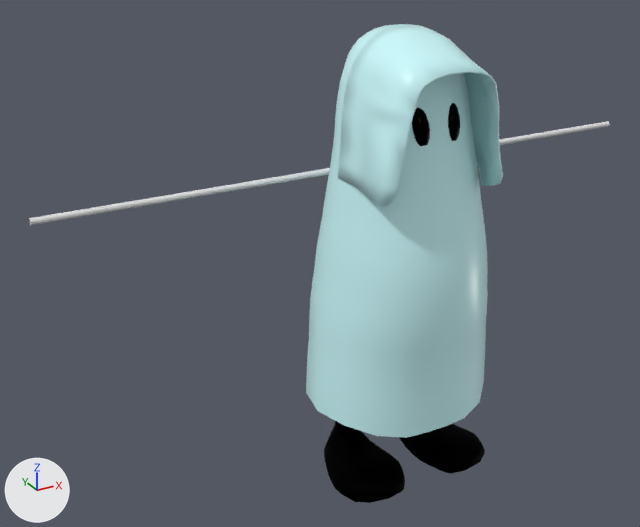
The Blender file Blender/Character.blend as it was, and as the next commit left it.
Before and after are seen from a camera (50 mm lens) standing at (-2.73, -4.04, 3.46) and looking at (-0.41, 0.17, 1.36). Lighting does not change. The marker at lower left points along +X, +Y and +Z.

The first picture shows 'MeshCharacter', 'MeshCharacter.003', 'MeshLegs', 'NurbsPath.010'.
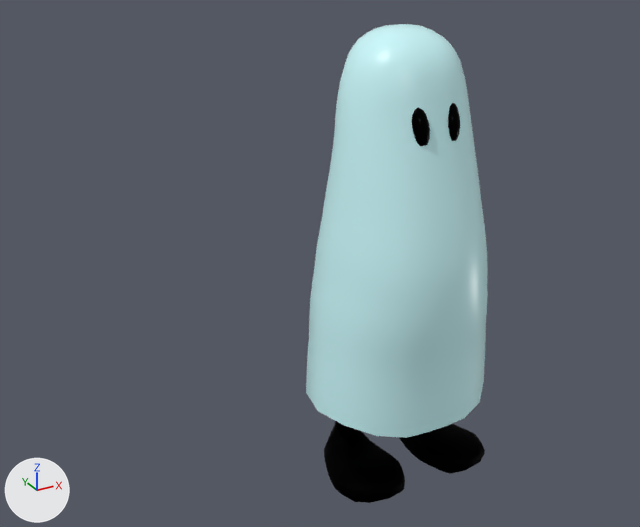
What differs and where, as boxes [x1, y1, x2, y2] in the pictures (640 x 527 px):
'MeshCharacter.003', deleted (cyan): before [338, 24, 503, 206]
'NurbsPath.010', deleted: before [29, 121, 610, 226]

The edits, one by one:
Object 'NurbsPath.010' (ob_nurbspath_010) is deleted.
Object 'MeshCharacter.003' (ob_meshcharacter_003) is deleted.
